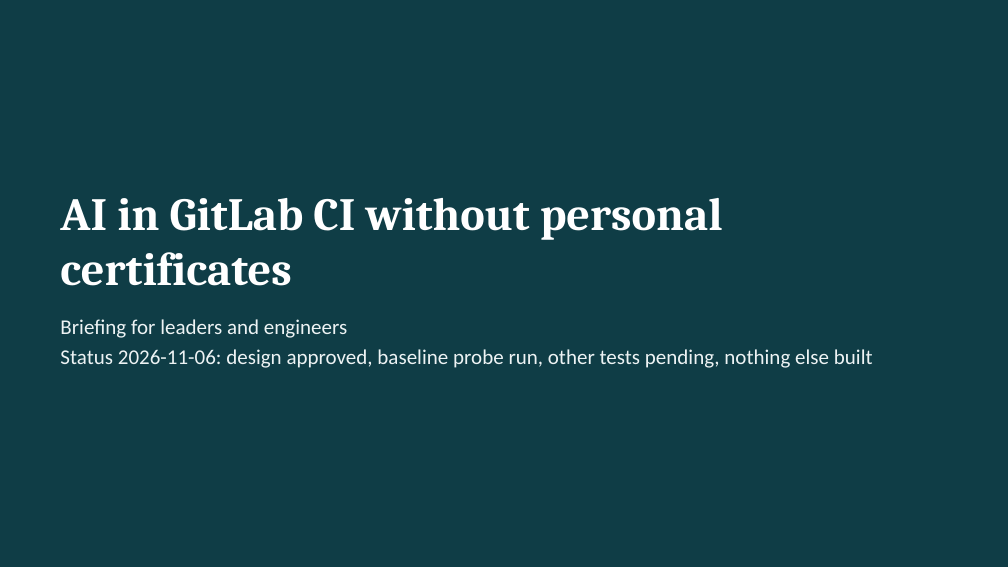
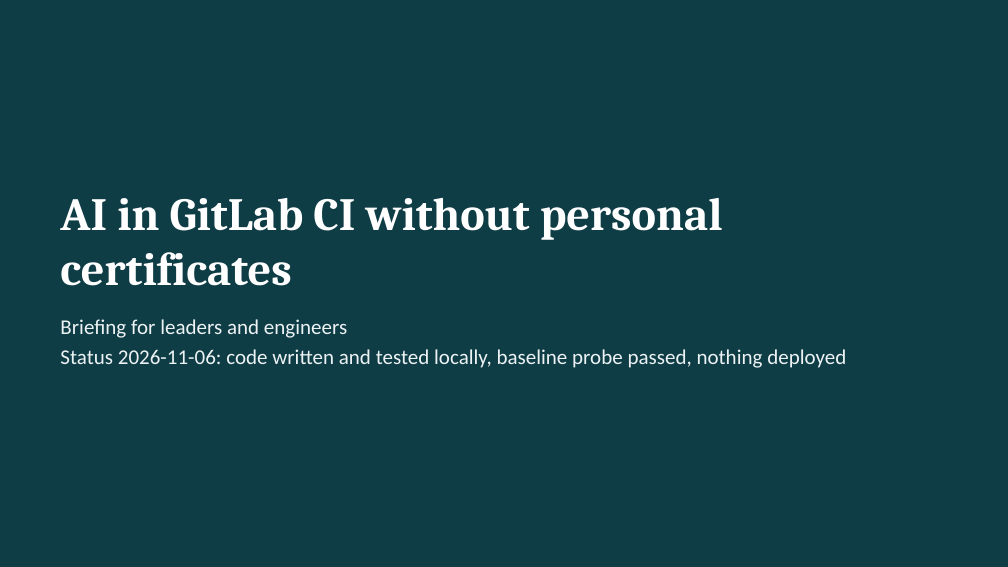
Before and after one commit to sgtslaughta/gl_ai_gateway, a slide deck: slide 1 of docs/briefing/gitlab-runner-ai-access-briefing.pptx. Drawn at 1008x567 pixels with LibreOffice and Linux fonts; fonts in the diff are those of the drawing. Boxes give left, top, right and bottom in pixels: in the first picture for what was removed or moved away, otherwise in the second. Text is boxed around its words. In the diff, an @@ line names an element or a change of style, - is before the commit and + after.

```diff
--- a/docs/briefing/gitlab-runner-ai-access-briefing.pptx
+++ b/docs/briefing/gitlab-runner-ai-access-briefing.pptx
@@ text at (60,349,846,368): text changed @@
-Status 2026-11-06: design approved, baseline probe run, other tests pending, nothing else built
+Status 2026-11-06: code written and tested locally, baseline probe passed, nothing deployed
```
Also in this commit, not shown: 2 other slides changed, 14 other files.
